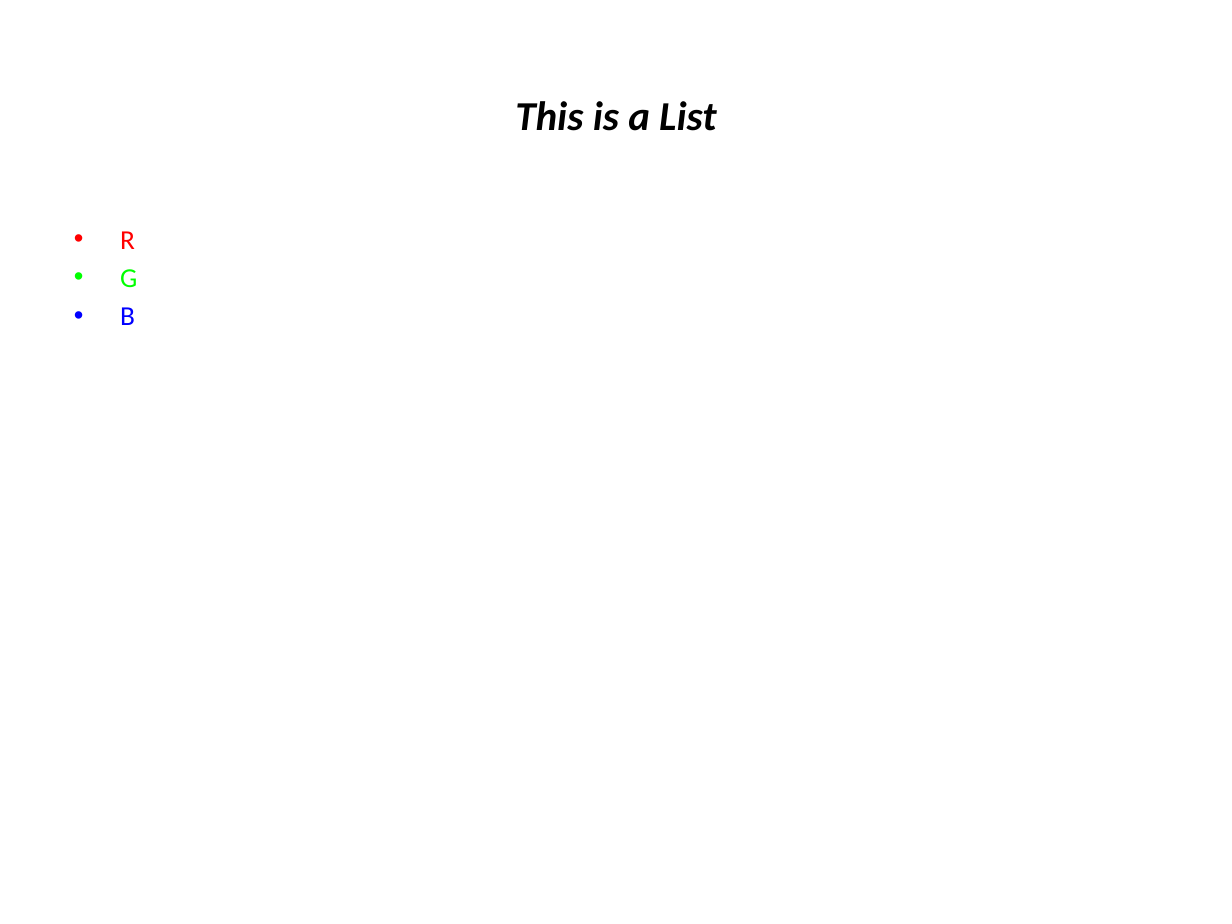
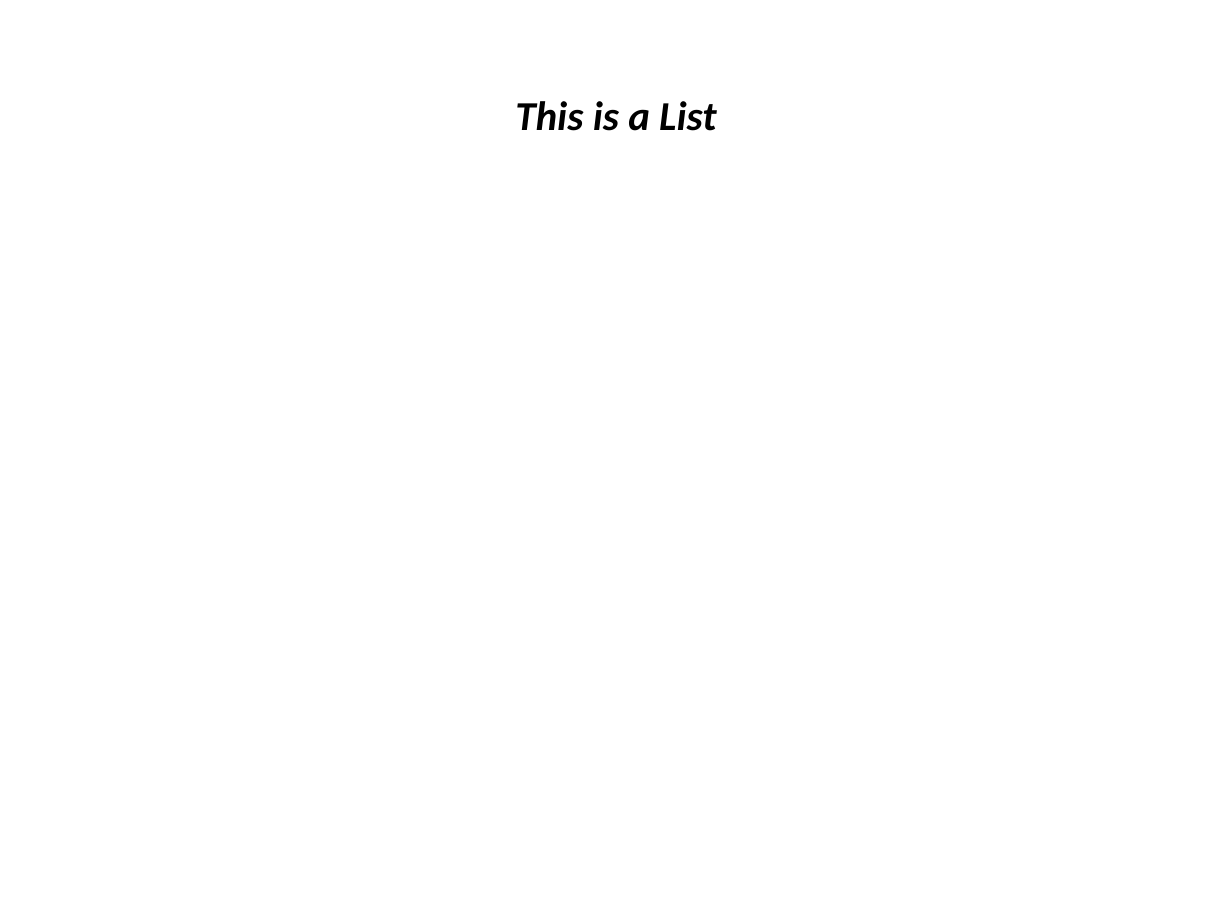
Before and after one commit to monstrotac/JsonConverterProject, a slide deck: slide 3 of JsonConverter/target/classes/OutputFolder/test.pptx. Drawn at 1232x924 pixels with LibreOffice and Linux fonts; fonts in the diff are those of the drawing. Boxes give left, top, right and bottom in pixels: in the first picture for what was removed or moved away, otherwise in the second. Text is boxed around its words. In the diff, an @@ line names an element or a change of style, - is before the commit and + after.

```diff
--- a/JsonConverter/target/classes/OutputFolder/test.pptx
+++ b/JsonConverter/target/classes/OutputFolder/test.pptx
@@ text removed at (x1=120, y1=231, x2=137, y2=325) @@
-• R
-• G
-• B
```
Also in this commit, not shown: 2 other slides changed, 3 other files.
